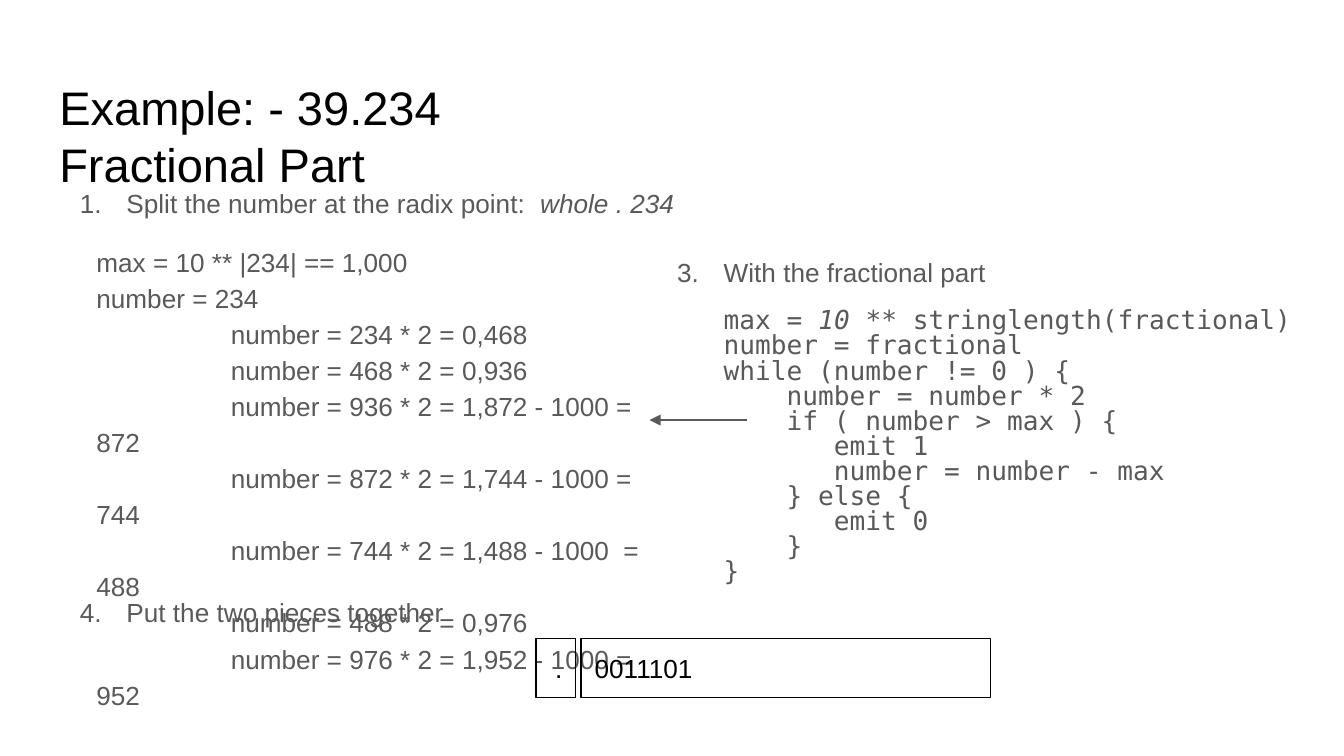
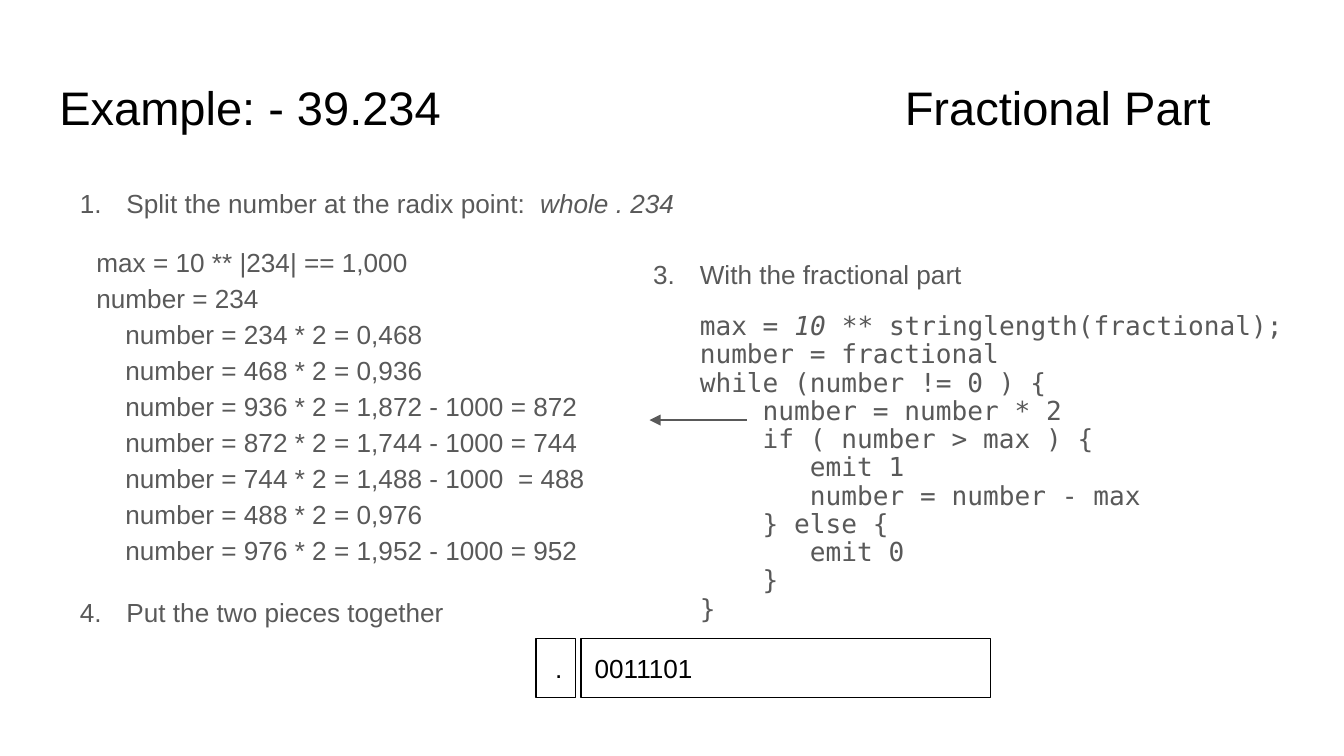
Before and after one commit to sgarcia0206/comp122-f23, a slide deck: slide 9 of format-encodings/slide_presentations/.hidden/conversion-between-bases.pptx. Drawn at 1344x756 pixels with LibreOffice and Linux fonts; fonts in the diff are those of the drawing. Boxes give left, top, right and bottom in pixels: in the first picture for what was removed or moved away, otherwise in the second. Text is boxed around its words. In the diff, an @@ line names an element or a change of style, - is before the commit and + after.

```diff
--- a/format-encodings/slide_presentations/.hidden/conversion-between-bases.pptx
+++ b/format-encodings/slide_presentations/.hidden/conversion-between-bases.pptx
@@ title "Example: - 39.234 Fractional Part" rewrapped from box(59, 91, 441, 183) to box(59, 91, 1210, 134) @@
@@ text "max = 10 ** |234| ..." rewrapped from box(96, 253, 609, 705) to box(96, 253, 585, 564) @@
@@ text "With the fractional part": place and size @@
-text "With the fractional part" at box(724, 263, 1291, 531)
+text "With the fractional part" at box(700, 265, 1283, 562)
@@ text at box(700, 265, 961, 290): line spacing 0.8 to 0.9 @@
@@ text at box(700, 315, 1283, 562): text changed @@
-max = 10 ** stringlength(fractional)
-number = fractional
-while (number != 0 ) {
-number = number * 2
-if ( number > max ) {
-emit 1
-number = number - max
-} else {
-emit 0
-}
-}
+max = 10 ** stringlength(fractional);
+number = fractional
+while (number != 0 ) {
+number = number * 2
+if ( number > max ) {
+emit 1
+number = number - max
+} else {
+emit 0
+}
+}
```
Also in this commit, not shown: 9 other slides changed, 3 slides removed, 2 other files.
